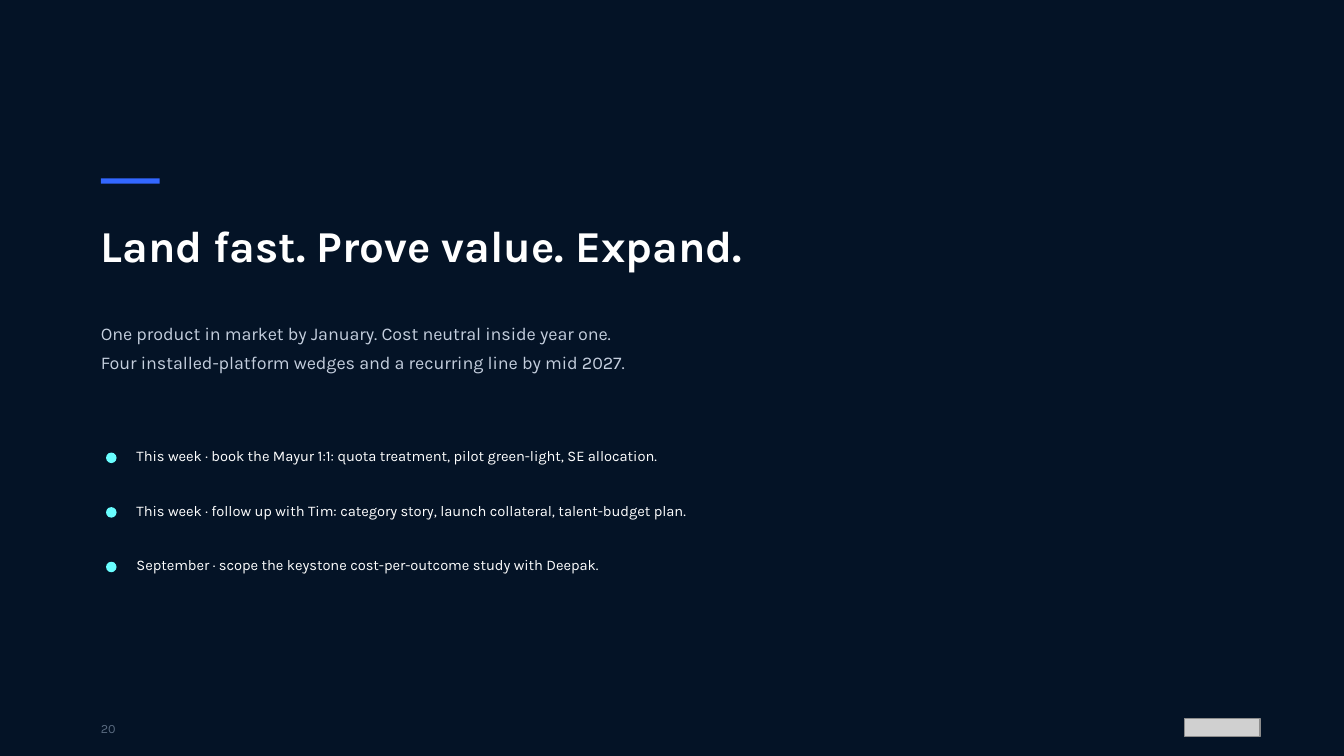
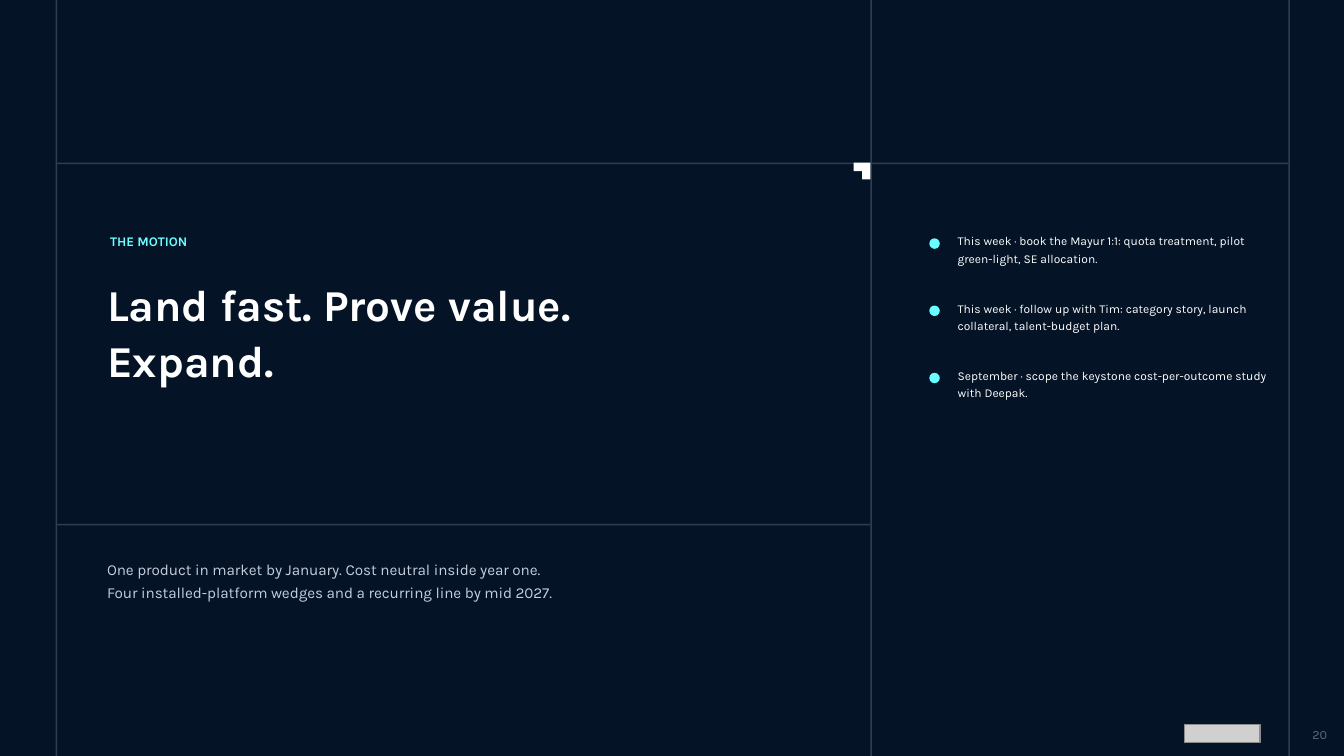
Before and after one commit to shyammohan160489-sys/value-consulting-agents, a slide deck: slide 20 of presentations/product-factory/Product_Factory_Execution_Plan_Exhibit.pptx. Drawn at 1344x756 pixels with LibreOffice and Linux fonts; fonts in the diff are those of the drawing; grey boxes stand for pictures. Boxes give left, top, right and bottom in pixels: in the first picture for what was removed or moved away, otherwise in the second. Text is boxed around its words. In the diff, an @@ line names an element or a change of style, - is before the commit and + after.

```diff
--- a/presentations/product-factory/Product_Factory_Execution_Plan_Exhibit.pptx
+++ b/presentations/product-factory/Product_Factory_Execution_Plan_Exhibit.pptx
@@ rectangle added at [55,0,56,756], fill #2E3D52 @@
@@ rectangle added at [871,0,872,756], fill #2E3D52 @@
@@ rectangle added at [1289,0,1290,756], fill #2E3D52 @@
@@ rectangle added at [55,162,1289,163], fill #2E3D52 @@
@@ rectangle removed at [101,178,159,184] @@
@@ rectangle added at [854,162,862,170], fill #FFFFFF @@
@@ rectangle added at [862,162,870,179], fill #FFFFFF @@
@@ text added at [110,237,187,246], 9.4 pt, text #69FEFF, bold @@
+THE MOTION
@@ ellipse: place and size @@
-ellipse at [106,453,116,463]
+ellipse at [930,238,940,248]
@@ text "This week · book the ...": place and size @@
-text "This week · book the ..." at [136,451,657,465]
+text "This week · book the ..." at [958,236,1245,266]
@@ text at [107,290,570,388]: text changed @@
-Land fast. Prove value. Expand.
+Land fast. Prove value.
+Expand.
@@ text "This week · follow up ...": place and size @@
-text "This week · follow up ..." at [136,506,686,520]
+text "This week · follow up ..." at [958,304,1246,333]
@@ ellipse: place and size @@
-ellipse at [106,507,116,517]
+ellipse at [930,306,940,316]
@@ ellipse: place and size @@
-ellipse at [106,562,116,572]
+ellipse at [930,373,940,383]
@@ size 10.5 to 8.6 pt; line spacing 1.1 to 1.2 in 3 elements at [958,236,1245,266], [958,304,1246,333], [958,371,1266,400] @@
@@ text "September · scope the keystone ...": place and size @@
-text "September · scope the keystone ..." at [136,560,598,574]
+text "September · scope the keystone ..." at [958,371,1266,400]
@@ rectangle added at [55,524,870,525], fill #2E3D52 @@
@@ text "One product in market by ...": place and size @@
-text "One product in market by ..." at [101,327,625,374]
+text "One product in market by ..." at [107,564,552,602]
@@ text "One product in market by ..." at [107,564,552,602]: size 12.8 to 10.9 pt; line spacing 1.35 to 1.3 @@
@@ picture: place and size @@
-picture at [1185,718,1260,736]
+picture at [1185,725,1260,743]
@@ page number: place and size @@
-page number at [101,725,116,733]
+page number at [1312,731,1327,739]
@@ page number at [1312,731,1327,739]: alignment left to right; line spacing 1.15 to 1 @@
```
Also in this commit, not shown: 19 other slides changed, 2 other files.
